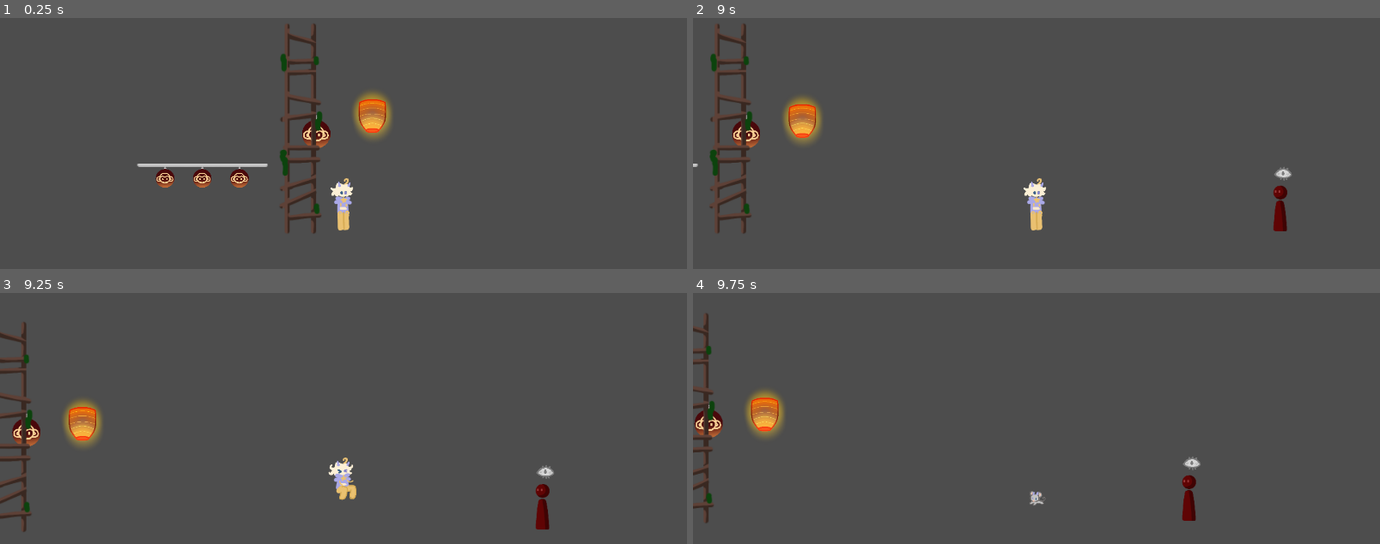
Above: before the commit, frames 1-4 (two rows, left to right).
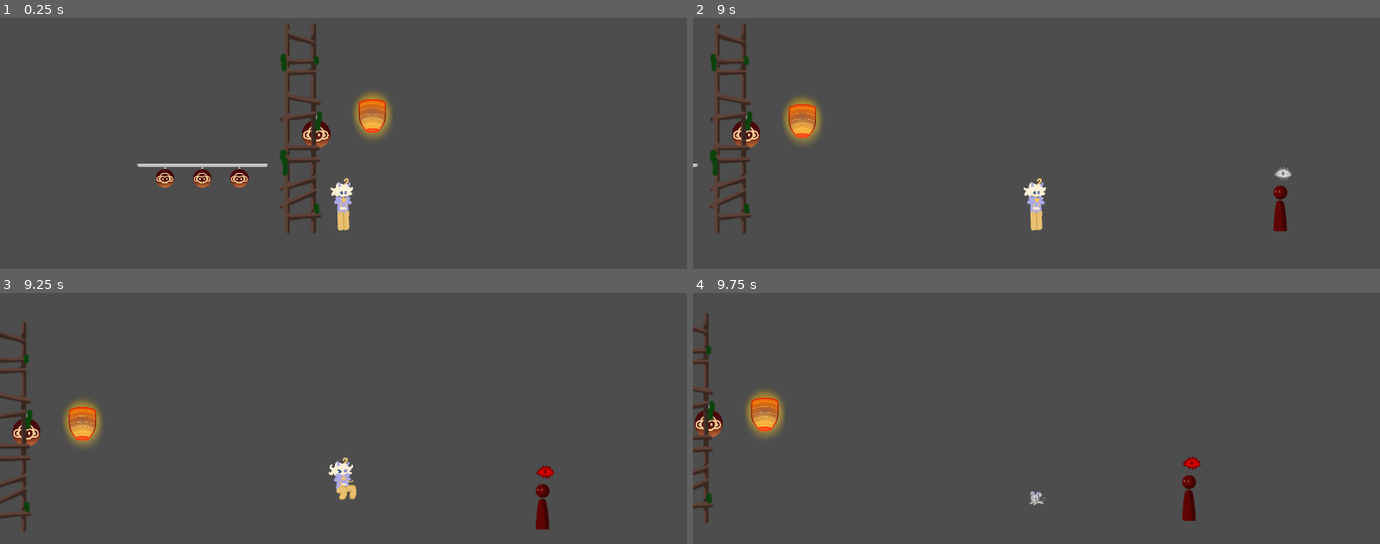
Above: after the commit, the same moments.

Repository: doofisconfused/GGJ2026
Game: Godot game, scene res://game_master.tscn
Same seed, same stepped clock (60 frames per second), same inputs: the game is played once before the commit and once after it.
Inputs:
- Up to frame 1 (0.25 s): no input
- Up to frame 2 (9 s): hold D (right) 0.53-2.03 s; tap Q (mask_last) every 1.5 s from 0.6 to 8.1 s; tap W (jump) at 0.77, 1.52, 3.02, 3.77, 4.52, 6.02, 6.77, 7.52 s; tap E (mask_next) every 1.5 s from 1.35 to 8.85 s; hold A (left) 2.03-2.78 s; hold D (right) 2.78-4.28 s; hold A (left) 4.28-5.03 s; hold D (right) 5.03-5.78 s; hold A (left) 5.78-7.28 s; hold D (right) from 7.28 s (still down)
- Up to frame 3 (9.25 s): keep holding D (right); tap W (jump) at 9.02 s
- Up to frame 4 (9.75 s): release D (right) at 9.53 s; hold A (left) from 9.53 s (still down); tap Q (mask_last) at 9.6 s

Frames 1-2 are identical in both runs. In frame 3, less than 0.1% of the frame differs, in the area x 78-81%, y 68-75%; in frame 4, less than 0.1%, in the area x 71-74%, y 65-71%.

Commit message:
updated enemy suspicion
is this how it's supposed to work? if not i can def fix it

Diff:
--- a/Scripts/enemy.gd
+++ b/Scripts/enemy.gd
@@ -5,7 +5,6 @@
 @onready var lower_ray: RayCast2D = $LowerRay
 @onready var enemy_sprite: Sprite2D = $EnemySprite
 @onready var watching_eye: Sprite2D = $WatchedSymbol
-@onready var ester_collider: CollisionShape2D = $/root/GameMaster/Player/EsterCollider
 
 const SPEED = 200.0
 const TIME_TO_AGGRO: float = 3
@@ -28,6 +27,7 @@
 # aggro - enemy chases limited distance after player before returning to suspicion, then normal
 
 var player_changed: bool = false
+# true if the player changed masks this frame. used for determining aggro.
 
 func _ready() -> void:
 	origin = global_position
@@ -48,18 +48,22 @@
 	if upper_ray.is_colliding():
 			if upper_ray.get_collider().is_class("CharacterBody2D"):
 				scanned_player = upper_ray.get_collider()
-			elif lower_ray.get_collider().is_class("CharacterBody2D"):
+	elif lower_ray.is_colliding():
+			if lower_ray.get_collider().is_class("CharacterBody2D"):
 				scanned_player = lower_ray.get_collider()
-			elif middle_ray.get_collider().is_class("CharacterBody2D"):
+	elif middle_ray.is_colliding():
+			if middle_ray.get_collider().is_class("CharacterBody2D"):
 				scanned_player = middle_ray.get_collider()
 	if scanned_player:
 		if scanned_player.mask_index == 0:
 			enemy_suspicion = "aggro"
 			peace_timer = TIME_TO_COOLDOWN
 		if scanned_player.mask_index == 2:
-			enemy_suspicion = "suspicious"
+			if enemy_suspicion != "aggro": enemy_suspicion = "suspicious"
+			print("a monkey!")
 		if player_changed:
 			enemy_suspicion = "aggro"
+	else: aggression_timer = TIME_TO_AGGRO
 
 	if enemy_suspicion == "normal":
 		if origin.x < destination.x:
@@ -73,19 +77,28 @@
 				facing_right = true
 			if global_position.x <= origin.x:
 				facing_right = false
+		watching_eye.modulate = Color.WHITE
 
 	if enemy_suspicion == "aggro":
-		print("i'm angry!!!!!!!")
-		enemy_suspicion = "normal"
+		peace_timer -= delta
+		watching_eye.modulate = Color.WHITE.lerp(Color.RED, peace_timer / TIME_TO_COOLDOWN)
+		if peace_timer <= 0: enemy_suspicion = "normal"
+
+
+	if enemy_suspicion == "suspicious":
+		aggression_timer -= delta
+		print(aggression_timer)
+		watching_eye.modulate = Color.YELLOW.lerp(Color.WHITE, aggression_timer / TIME_TO_AGGRO)
+		if aggression_timer <= 0:
+			enemy_suspicion = "aggro"
 
 	# if enemy is outside the two points set for them to walk, they flip
 	# sorry there's probably a more eloquent way to do this. if it doesn't work
 	# or you want it done differently i'll change it
 
 	velocity.x = SPEED * (1 if facing_right else -1)
+	player_changed = false
 	move_and_slide()
-
-
 
 
 func _on_player_player_mask_change(_new_mask: int) -> void:
Not shown: 1 places in game_master.tscn that only renumber resources
